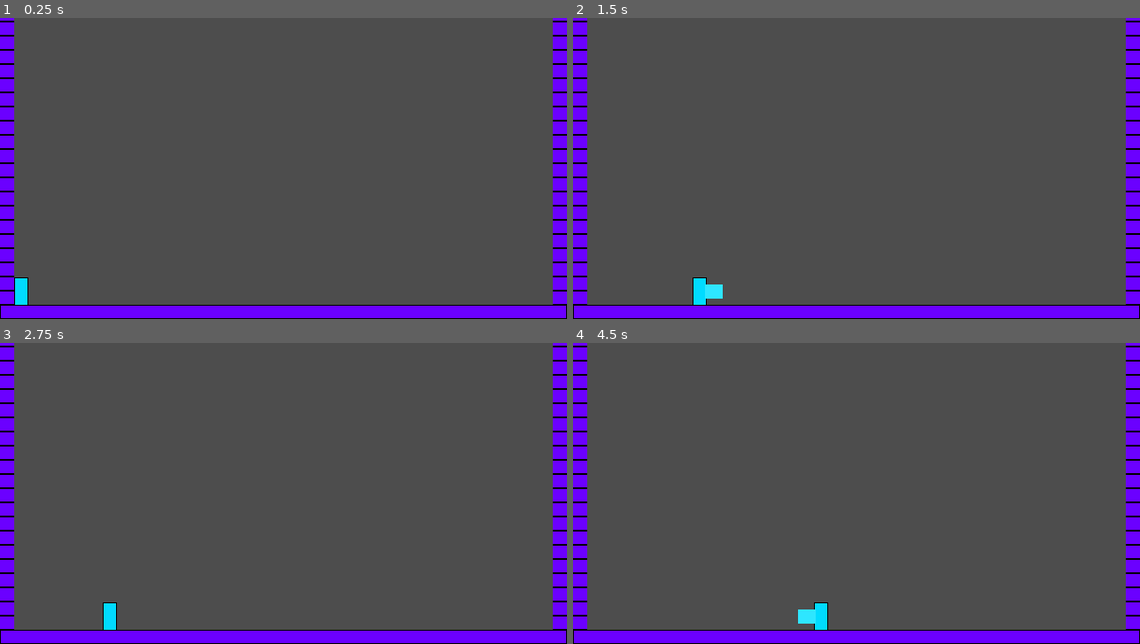
Above: before the commit, frames 1-4 (two rows, left to right).
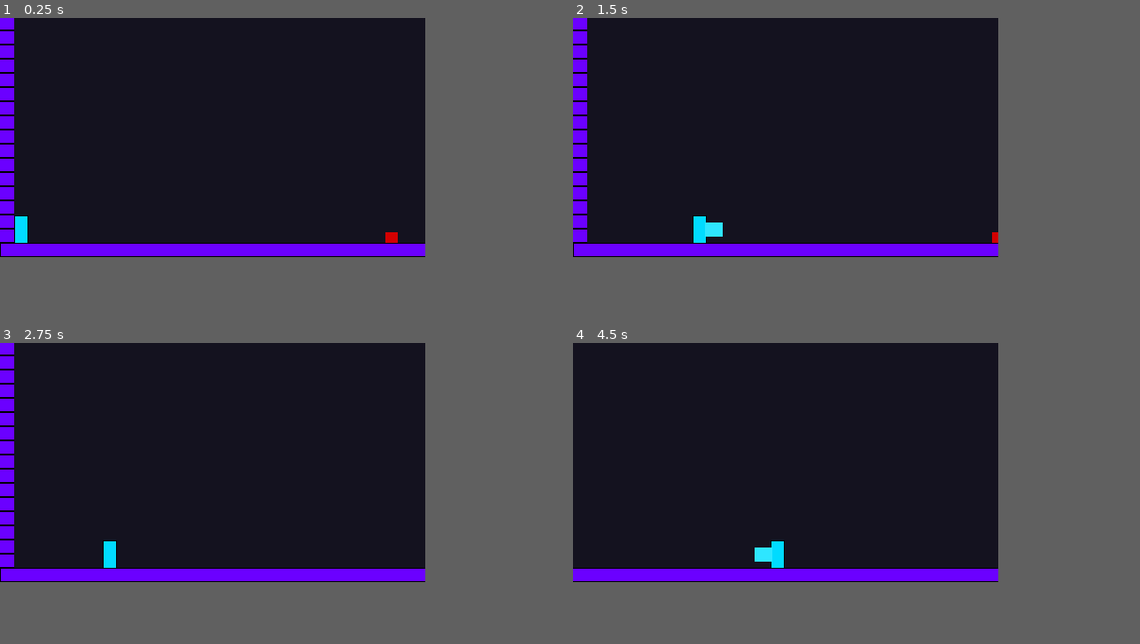
Above: after the commit, the same moments.

Repository: TheDiamondSpeed/PWS-Game
Game: Godot game, scene res://scenes/main.tscn
Two runs of this game, one before a commit and one after it. Both use one fixed random seed, a clock stepped at 60 frames per second and the inputs below.
Inputs (mouse positions are in pixels of both pictures, inside the frame that each line leads up to):
- Up to frame 1 (0.25 s): no input
- Up to frame 2 (1.5 s): move the mouse to (981, 153) at 0.52 s; hold D (move_right) from 0.53 s (still down); click (981, 153) at 0.6 s; tap Space (jump) at 0.77 s; move the mouse to (743, 183) at 1.27 s; click (743, 183) at 1.35 s
- Up to frame 3 (2.75 s): tap Space (jump) at 1.52 s; move the mouse to (340, 427) at 2.02 s; release D (move_right) at 2.03 s; hold A (move_left) from 2.03 s (still down); click (340, 427) at 2.1 s
- Up to frame 4 (4.5 s): move the mouse to (828, 553) at 2.77 s; release A (move_left) at 2.78 s; hold D (move_right) 2.78-4.28 s; click (828, 553) at 2.85 s; tap Space (jump) at 3.02, 3.77 s; move the mouse to (1026, 538) at 3.52 s; click (1026, 538) at 3.6 s; move the mouse to (686, 448) at 4.27 s; hold A (move_left) from 4.28 s (still down); click (686, 448) at 4.35 s
In our replay, the window is 640x340 before the commit and 480x270 after it. These sizes can differ from the game's own. Grey fills any space a smaller window leaves; there, only what the larger window draws over its background counts as a difference.

The runs differ from the first frame. In frame 1, 66% of the frame differs, in the area x 0-100%, y 0-100%; in frame 2, 66%; in frame 3, 66%; in frame 4, 67%.

Commit message:
Further upgraded the main attack + added first moving enemy

Diff:
--- a/pws-game/project.godot
+++ b/pws-game/project.godot
@@ -17,8 +17,8 @@
 
 [display]
 
-window/size/viewport_width=640
-window/size/viewport_height=340
+window/size/viewport_width=480
+window/size/viewport_height=270
 window/stretch/mode="canvas_items"
 
 [input]
@@ -38,13 +38,23 @@
 jump={
 "deadzone": 0.2,
 "events": [Object(InputEventKey,"resource_local_to_scene":false,"resource_name":"","device":-1,"window_id":0,"alt_press …(191 unchanged characters)…
-, Object(InputEventKey,"resource_local_to_scene":false,"resource_name":"","device":-1,"window_id":0,"alt_pressed":false,"shift_pressed":false,"ctrl_pressed":false,"meta_pressed":false,"pressed":false,"keycode":0,"physical_keycode":4194320,"key_label":0,"unicode":0,"location":0,"echo":false,"script":null)
-, Object(InputEventKey,"resource_local_to_scene":false,"resource_name":"","device":-1,"window_id":0,"alt_pressed":false,"shift_pressed":false,"ctrl_pressed":false,"meta_pressed":false,"pressed":false,"keycode":0,"physical_keycode":87,"key_label":0,"unicode":119,"location":0,"echo":false,"script":null)
 ]
 }
 main_attack={
 "deadzone": 0.2,
 "events": [Object(InputEventMouseButton,"resource_local_to_scene":false,"resource_name":"","device":-1,"window_id":0,"a …(253 unchanged characters)…
+]
+}
+move_up={
+"deadzone": 0.2,
+"events": [Object(InputEventKey,"resource_local_to_scene":false,"resource_name":"","device":-1,"window_id":0,"alt_pressed":false,"shift_pressed":false,"ctrl_pressed":false,"meta_pressed":false,"pressed":false,"keycode":0,"physical_keycode":87,"key_label":0,"unicode":119,"location":0,"echo":false,"script":null)
+, Object(InputEventKey,"resource_local_to_scene":false,"resource_name":"","device":-1,"window_id":0,"alt_pressed":false,"shift_pressed":false,"ctrl_pressed":false,"meta_pressed":false,"pressed":false,"keycode":0,"physical_keycode":4194320,"key_label":0,"unicode":0,"location":0,"echo":false,"script":null)
+]
+}
+move_down={
+"deadzone": 0.2,
+"events": [Object(InputEventKey,"resource_local_to_scene":false,"resource_name":"","device":-1,"window_id":0,"alt_pressed":false,"shift_pressed":false,"ctrl_pressed":false,"meta_pressed":false,"pressed":false,"keycode":0,"physical_keycode":83,"key_label":0,"unicode":115,"location":0,"echo":false,"script":null)
+, Object(InputEventKey,"resource_local_to_scene":false,"resource_name":"","device":-1,"window_id":0,"alt_pressed":false,"shift_pressed":false,"ctrl_pressed":false,"meta_pressed":false,"pressed":false,"keycode":0,"physical_keycode":4194322,"key_label":0,"unicode":0,"location":0,"echo":false,"script":null)
 ]
 }
 
@@ -56,3 +66,4 @@
 
 textures/canvas_textures/default_texture_filter=0
 rendering_device/driver.windows="d3d12"
+environment/defaults/default_clear_color=Color(0.078431375, 0.07058824, 0.12156863, 1)
--- a/pws-game/scenes/player.tscn
+++ b/pws-game/scenes/player.tscn
@@ -10,6 +10,7 @@
 size = Vector2(20, 16)
 
 [node name="Player" type="CharacterBody2D" unique_id=299724525]
+collision_layer = 4
 script = ExtResource("1_g2els")
 
 [node name="Sprite2D" type="Sprite2D" parent="." unique_id=1897576070]
@@ -24,6 +25,7 @@
 position_smoothing_speed = 8.0
 
 [node name="MainAttackHitbox" type="Area2D" parent="." unique_id=1108004450]
+collision_mask = 3
 
 [node name="CollisionShape2D" type="CollisionShape2D" parent="MainAttackHitbox" unique_id=1015655751]
 shape = SubResource("RectangleShape2D_eu0un")
--- a/pws-game/scenes/test_room.tscn
+++ b/pws-game/scenes/test_room.tscn
@@ -2,6 +2,7 @@
 
 [ext_resource type="Texture2D" uid="uid://pfkusndawrmc" path="res://floor_placeholder.png" id="2_4adyp"]
 [ext_resource type="PackedScene" uid="uid://bh4fjjryet1eu" path="res://scenes/room_exit.tscn" id="2_h8avn"]
+[ext_resource type="PackedScene" uid="uid://xsa1hl4n2vu2" path="res://scenes/test_walker.tscn" id="3_h8avn"]
 
 [sub_resource type="TileSetAtlasSource" id="TileSetAtlasSource_h8avn"]
 texture = ExtResource("2_4adyp")
@@ -30,3 +31,6 @@
 [node name="RoomExit" parent="." unique_id=1682579816 instance=ExtResource("2_h8avn")]
 position = Vector2(629, 224)
 target_room = "uid://dqb46bku16g5g"
+
+[node name="TestWalker" parent="." unique_id=1731740280 instance=ExtResource("3_h8avn")]
+position = Vector2(435, 249)
--- /dev/null
+++ b/pws-game/scenes/test_walker.tscn
@@ -0,0 +1,36 @@
+[gd_scene format=3 uid="uid://xsa1hl4n2vu2"]
+
+[ext_resource type="Script" uid="uid://d3rwf4b3u8jul" path="res://scripts/test_walker.gd" id="1_u5rkv"]
+
+[sub_resource type="RectangleShape2D" id="RectangleShape2D_u42g7"]
+size = Vector2(14, 12)
+
+[sub_resource type="RectangleShape2D" id="RectangleShape2D_eu0un"]
+size = Vector2(16, 14)
+
+[node name="TestWalker" type="CharacterBody2D" unique_id=1731740280]
+collision_layer = 2
+script = ExtResource("1_u5rkv")
+
+[node name="CollisionShape2D" type="CollisionShape2D" parent="." unique_id=1710075270]
+shape = SubResource("RectangleShape2D_u42g7")
+
+[node name="ColorRect" type="ColorRect" parent="." unique_id=886054431]
+offset_left = -7.0
+offset_top = -6.0
+offset_right = 7.0
+offset_bottom = 6.0
+color = Color(0.8288101, 2.7193873e-06, 5.7756904e-07, 1)
+
+[node name="ContactArea" type="Area2D" parent="." unique_id=289947721]
+collision_mask = 4
+
+[node name="CollisionShape2D" type="CollisionShape2D" parent="ContactArea" unique_id=1631114179]
+shape = SubResource("RectangleShape2D_eu0un")
+
+[node name="LedgeCheck" type="RayCast2D" parent="." unique_id=1370887824]
+position = Vector2(10, 0)
+target_position = Vector2(0, 14)
+
+[node name="WallCheck" type="RayCast2D" parent="." unique_id=797547328]
+target_position = Vector2(10, 0)
--- a/pws-game/scripts/dummy.gd
+++ b/pws-game/scripts/dummy.gd
@@ -1,6 +1,6 @@
 extends StaticBody2D
 
-var health = 3
+var health = 100
 
 func take_damage(amount, from_pos):
 	var start_x = position.x
--- /dev/null
+++ b/pws-game/scripts/enemy.gd
@@ -0,0 +1,47 @@
+class_name Enemy
+extends CharacterBody2D
+
+@export var max_health := 3
+@export var contact_damage := 1
+@export var knockback_strength := 120.0
+@export var uses_gravity := true
+
+var health := 0
+var knockback := 0.0
+var hurt_timer := 0.0
+
+@onready var contact_area: Area2D = $ContactArea
+
+func _ready():
+	health = max_health
+
+func _physics_process(delta):
+	if uses_gravity and not is_on_floor():
+		velocity.y += get_gravity().y * delta
+	hurt_timer -= delta
+
+	_behavior(delta)
+
+	velocity.x += knockback
+	knockback = move_toward(knockback, 0.0, 400.0 * delta)
+	move_and_slide()
+
+	for body in contact_area.get_overlapping_bodies():
+		print("Touching: ", body.name)
+		if body.is_in_group("player") and body.has_method("take_damage"):
+			body.take_damage(contact_damage, global_position)
+
+func _behavior(_delta):
+	pass
+
+func take_damage(amount, from_pos):
+	health -= amount
+	hurt_timer = 0.2
+	knockback = sign(global_position.x - from_pos.x) * knockback_strength
+	modulate = Color(3, 3, 3)
+	create_tween().tween_property(self, "modulate", Color.WHITE, 0.1)
+	if health <= 0:
+		_on_death()
+
+func _on_death():
+	queue_free()
--- a/pws-game/scripts/main.gd
+++ b/pws-game/scripts/main.gd
@@ -7,37 +7,51 @@
 var changing = false
 
 func _ready():
-    change_room("res://scenes/test_room.tscn", "Spawn_Left")
+	change_room("res://scenes/test_room.tscn", "Spawn_Left")
 
 func change_room(room_path: String, spawn_name: String):
-    if changing:
-        return
-    changing = true
+	if changing:
+		return
+	changing = true
 
-    if current_room:
-        current_room.queue_free()
-        await current_room.tree_exited
+	if current_room:
+		current_room.queue_free()
+		await current_room.tree_exited
 
-    var room = load(room_path).instantiate()
-    world.add_child(room)
-    current_room = room
+	var room = load(room_path).instantiate()
+	world.add_child(room)
+	current_room = room
 
-    player.global_position = room.get_node(spawn_name).global_position
-    player.velocity = Vector2.ZERO
-    set_camera_limits(room)
+	player.global_position = room.get_node(spawn_name).global_position
+	player.velocity = Vector2.ZERO
+	set_camera_limits(room)
 
-    await get_tree().physics_frame
-    changing = false
+	await get_tree().physics_frame
+	changing = false
 
 func set_camera_limits(room):
-    var tilemap = room.get_node("TileMapLayer")
-    var rect = tilemap.get_used_rect()
-    var tile_size = tilemap.tile_set.tile_size
-    var cam = player.get_node("Camera2D")
+	var tilemap = room.get_node("TileMapLayer")
+	var rect = tilemap.get_used_rect()
+	var tile_size = tilemap.tile_set.tile_size
+	var cam = player.get_node("Camera2D")
+	var view = get_viewport().get_visible_rect().size
 
-    cam.limit_left = rect.position.x * tile_size.x
-    cam.limit_right = rect.end.x * tile_size.x
-    cam.limit_top = rect.position.y * tile_size.y
-    cam.limit_bottom = rect.end.y * tile_size.y
-    cam.reset_smoothing()
-    print("Room rect: ", rect, " limits: ", cam.limit_left, " ", cam.limit_right, " ", cam.limit_top, " ", cam.limit_bottom)
+	cam.limit_left = rect.position.x * tile_size.x
+	cam.limit_right = rect.end.x * tile_size.x
+	cam.limit_top = rect.position.y * tile_size.y
+	cam.limit_bottom = rect.end.y * tile_size.y
+
+	var room_w = cam.limit_right - cam.limit_left
+	if room_w < view.x:
+		var extra = (view.x - room_w) / 2.0
+		cam.limit_left -= int(extra)
+		cam.limit_right += int(extra)
+
+	var room_h = cam.limit_bottom - cam.limit_top
+	if room_h < view.y:
+		var extra_h = (view.y - room_h) / 2.0
+		cam.limit_top -= int(extra_h)
+		cam.limit_bottom += int(extra_h)
+
+	cam.reset_smoothing()
+	print("Room rect: ", rect, " limits: ", cam.limit_left, " ", cam.limit_right, " ", cam.limit_top, " ", cam.limit_bottom)
--- a/pws-game/scripts/player.gd
+++ b/pws-game/scripts/player.gd
@@ -23,6 +23,16 @@
 
 @onready var attack_hitbox = $MainAttackHitbox
 @onready var attack_visual = $MainAttackHitbox/ColorRect
+@onready var sprite = $Sprite2D
+
+var attack_dir = Vector2.RIGHT
+
+const MAX_HEALTH = 5
+const INVINCIBLE_TIME = 1.0
+
+var health = MAX_HEALTH
+var invincible_timer = 0.0
+var hurt_knockback = 0.0
 
 func _ready():
 	add_to_group("player")
@@ -34,6 +44,12 @@
 	# Gravity
 	if not is_on_floor():
 		velocity += get_gravity() * GRAVITY_MULTIPLIER * delta
+
+	if invincible_timer > 0:
+		invincible_timer -= delta
+		sprite.visible = int(invincible_timer * 20) % 2 == 0
+	else:
+		sprite.visible = true
 
 	#Hopelijk coyote time
 	if is_on_floor():
@@ -57,8 +73,9 @@
 
 	# Left/right movement
 	var direction = Input.get_axis("move_left", "move_right")
-	velocity.x = direction * SPEED + recoil_velocity
+	velocity.x = direction * SPEED + recoil_velocity + hurt_knockback
 	recoil_velocity = move_toward(recoil_velocity, 0.0, 600.0 * delta)
+	hurt_knockback = move_toward(hurt_knockback, 0.0, 500.0 * delta)
 
 	if direction != 0:
 		facing = sign(direction)
@@ -75,13 +92,29 @@
 	move_and_slide()
 
 func start_attack():
-	print("Attack at ", Time.get_ticks_msec(), " cooldown was ", attack_cooldown_timer)
+	if attack_cooldown_timer > 0 or attack_timer >0:
+		return
+
+	var vertical = Input.get_axis("move_up", "move_down")
+	if vertical < 0:
+		attack_dir = Vector2.UP
+	elif vertical > 0 and not is_on_floor():
+		attack_dir = Vector2.DOWN
+	else:
+		attack_dir = Vector2(facing, 0)
+
 	attack_timer = ATTACK_DURATION
 	attack_cooldown_timer = ATTACK_COOLDOWN
 	hit_targets.clear()
-	attack_hitbox.position.x = facing * ATTACK_OFFSET
 	attack_hitbox.monitoring = true
 	attack_visual.visible = true
+
+	if attack_dir.x != 0:
+		attack_hitbox.position = Vector2(attack_dir.x * ATTACK_OFFSET, 0)
+		attack_hitbox.rotation = 0
+	else:
+		attack_hitbox.position = Vector2(0, attack_dir.y * 24.0)
+		attack_hitbox.rotation = PI / 2
 
 func end_attack():
 	attack_hitbox.monitoring = false
@@ -94,7 +127,11 @@
 		hit_targets.append(body)
 		body.take_damage(1, global_position)
 		hitstop()
-		recoil()
+		if attack_dir == Vector2.DOWN:
+			velocity.y = JUMP_VELOCITY * 0.8
+			attack_cooldown_timer = 0.0
+		else:
+			recoil()
 
 func hitstop(duration := 0.05):
 	Engine.time_scale = 0.05
@@ -103,3 +140,24 @@
 
 func recoil():
 	recoil_velocity = -facing * 90.0
+
+func take_damage(amount, from_pos):
+	if invincible_timer > 0:
+		return
+
+	health -= amount
+	invincible_timer = INVINCIBLE_TIME
+	hurt_knockback	= sign(global_position.x - from_pos.x) * 150.0
+	velocity.y = -150.0
+	hitstop(0.08)
+	print("Player health: ", health)
+
+	if health <= 0:
+		die()
+
+func die():
+	print("Player died")
+	health = MAX_HEALTH
+	invincible_timer = 0.0
+	var main = get_tree().current_scene
+	main.call_deferred("change_room", main.current_room.scene_file_path, "Spawn_Left")
--- /dev/null
+++ b/pws-game/scripts/test_walker.gd
@@ -0,0 +1,15 @@
+extends Enemy
+
+const SPEED = 30.0
+var direction = 1
+
+@onready var ledge_check = $LedgeCheck
+@onready var wall_check = $WallCheck
+
+func _behavior(_delta):
+	if is_on_floor() and hurt_timer <= 0:
+		if wall_check.is_colliding() or not ledge_check.is_colliding():
+			direction *= -1
+			ledge_check.position.x = abs(ledge_check.position.x) * direction
+			wall_check.target_position.x = abs(wall_check.target_position.x) * direction
+	velocity.x = direction * SPEED
Not shown, added: pws-game/scripts/enemy.gd.uid
Not shown, added: pws-game/scripts/test_walker.gd.uid
